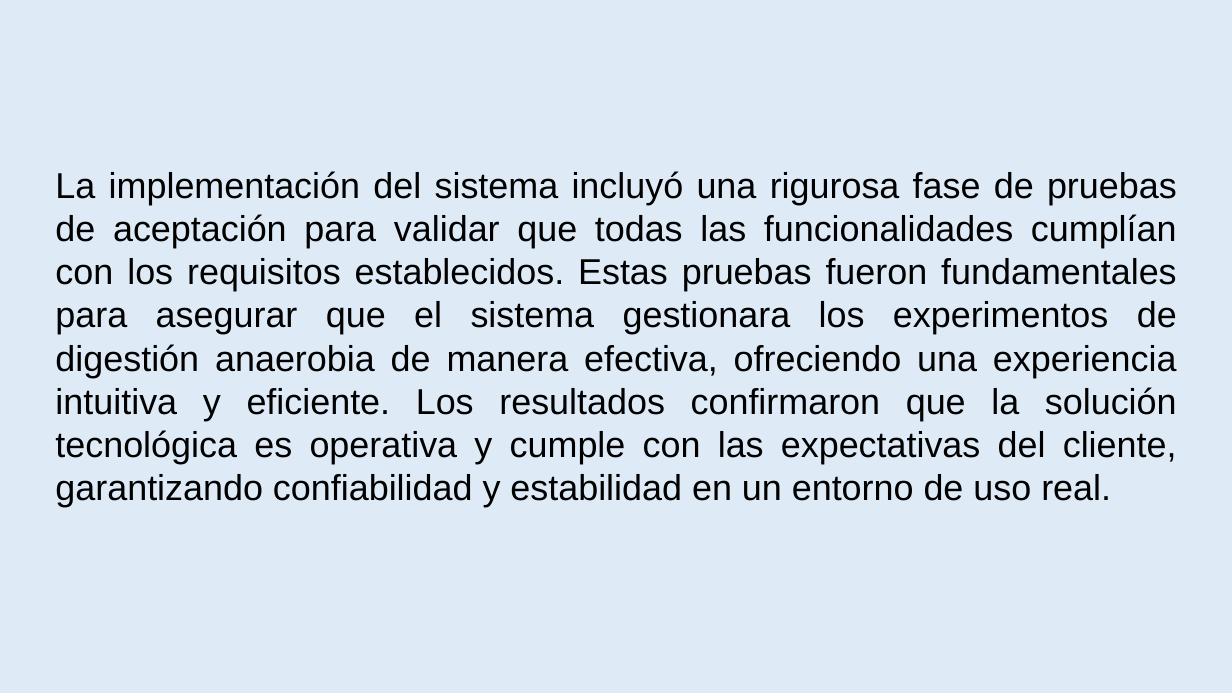
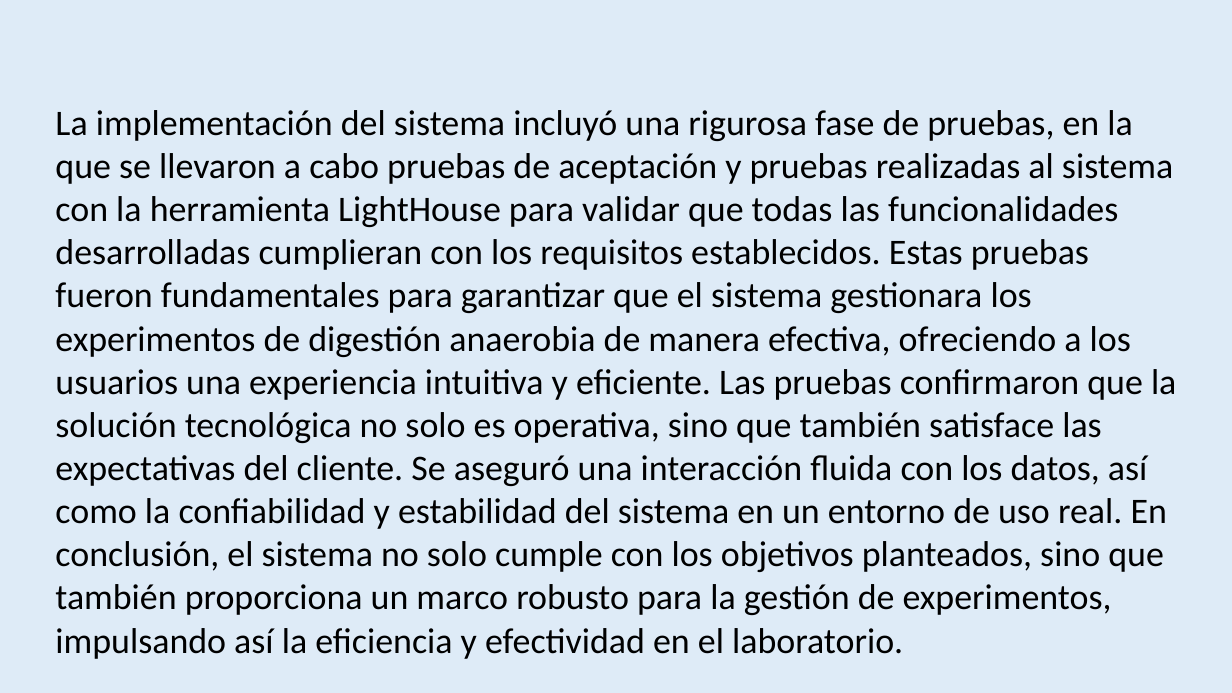
Before and after one commit to amypadron/prower_tesis, a slide deck: slide 46 of Digestión anaerobía.Original.pptx (slide 45 before the commit). Drawn at 1232x693 pixels with LibreOffice and Linux fonts; fonts in the diff are those of the drawing. Boxes give left, top, right and bottom in pixels: in the first picture for what was removed or moved away, otherwise in the second. Text is boxed around its words. In the diff, an @@ line names an element or a change of style, - is before the commit and + after.

```diff
--- a/Digestión anaerobía.Original.pptx
+++ b/Digestión anaerobía.Original.pptx
@@ text at box(55, 110, 1176, 659): text changed; font Arial to Calibri @@
-La implementación del sistema incluyó una rigurosa fase de pruebas de aceptación para validar que todas las funcionalidades cumplían con los requisitos establecidos. Estas pruebas fueron fundamentales para asegurar que el sistema gestionara los experimentos de digestión anaerobia de manera efectiva, ofreciendo una experiencia intuitiva y eficiente. Los resultados confirmaron que la solución tecnológica es operativa y cumple con las expectativas del cliente, garantizando confiabilidad y estabilidad en un entorno de uso real.
+La implementación del sistema incluyó una rigurosa fase de pruebas, en la que se llevaron a cabo pruebas de aceptación y pruebas realizadas al sistema con la herramienta LightHouse para validar que todas las funcionalidades desarrolladas cumplieran con los requisitos establecidos. Estas pruebas fueron fundamentales para garantizar que el sistema gestionara los experimentos de digestión anaerobia de manera efectiva, ofreciendo a los usuarios una experiencia intuitiva y eficiente. Las pruebas confirmaron que la solución tecnológica no solo es operativa, sino que también satisface las expectativas del cliente. Se aseguró una interacción fluida con los datos, así como la confiabilidad y estabilidad del sistema en un entorno de uso real. En conclusión, el sistema no solo cumple con los objetivos planteados, sino que también proporciona un marco robusto para la gestión de experimentos, impulsando así la eficiencia y efectividad en el laboratorio.
```
Also in this commit, not shown: 3 other slides changed, 4 slides added, 2 slides removed.
